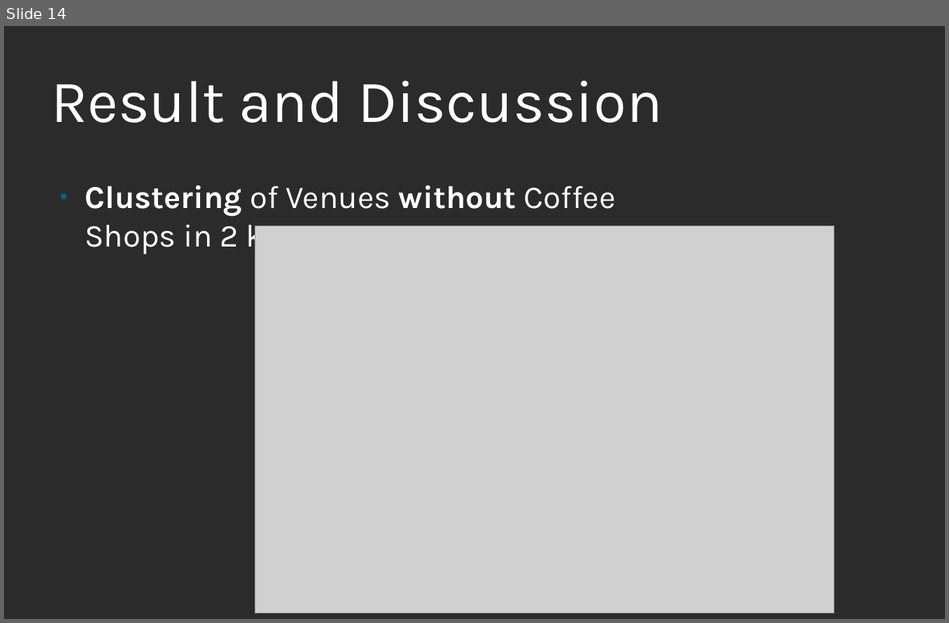
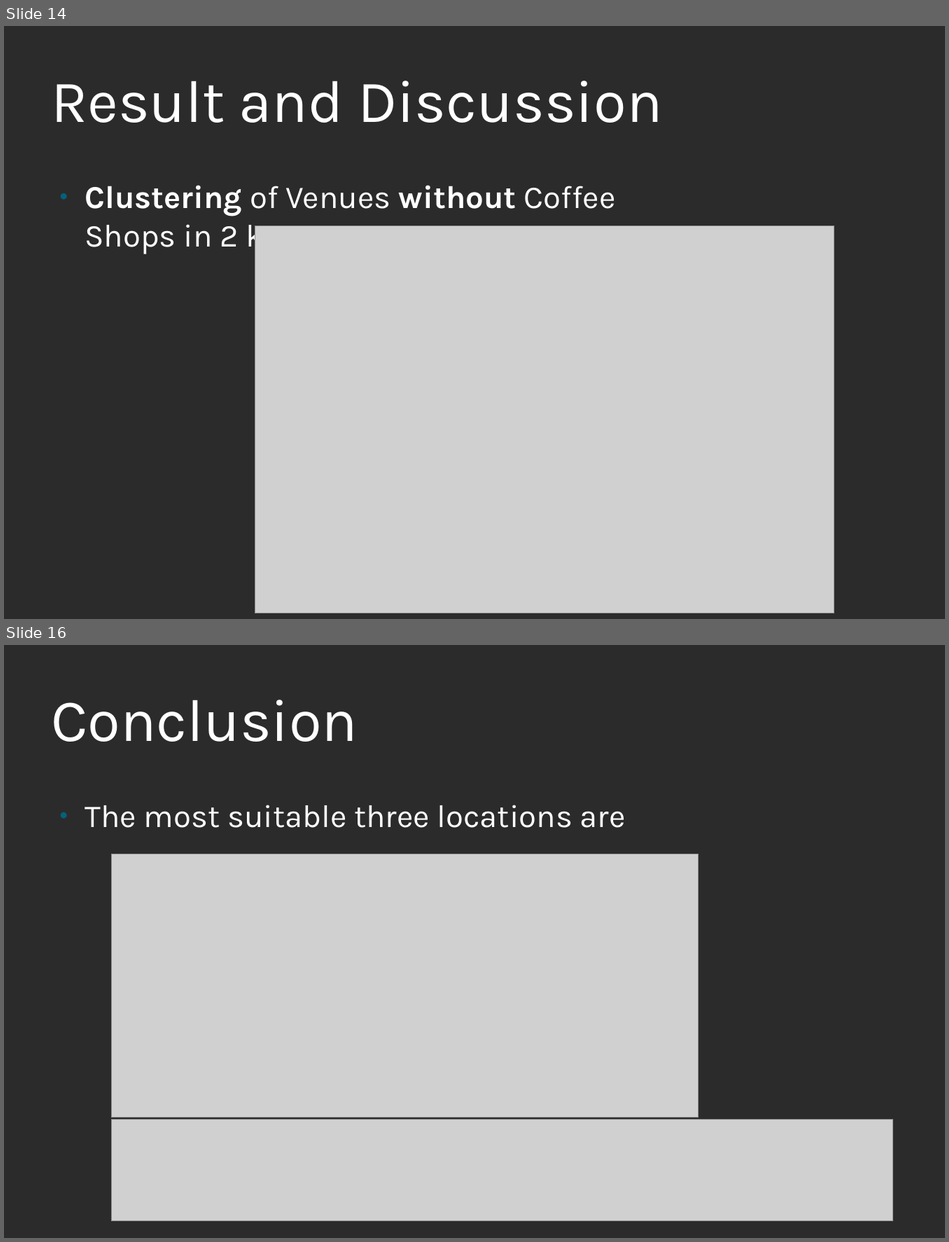
Before and after one commit to Abdurahman-Amat/Coursera_Capstone, a slide deck: Presentation_Capstone.odp. Shown one above the other, each under a label of ours: slide 14 before the commit, slides 14 and 16 after it; the slides between them are not shown. The pictures are 949x623 and 949x1242 pixels, drawn with LibreOffice and Linux fonts; fonts in the diff are those of the drawing; grey boxes stand for pictures; background and template pictures are left out; a plain dark background stands for a picture behind light text. Boxes give left, top, right and bottom in pixels: in the first picture for what was removed or moved away, otherwise in the second. Text is boxed around its words. In the diff, an @@ line names an element or a change of style, - is before the commit and + after.

```diff
--- a/Presentation_Capstone.odp
+++ b/Presentation_Capstone.odp
@@ slide 16 added at box(4, 645, 945, 1238), background picture (left out) @@
@@ title added at box(51, 700, 358, 742), 60 pt, text #FFFFFF @@
+Conclusion
@@ text added at box(84, 805, 626, 828), 32 pt, text #FFFFFF @@
+● The most suitable three locations are
@@ picture added at box(112, 854, 699, 1117) @@
@@ picture added at box(112, 1119, 893, 1221) @@
```
Also in this commit, not shown: 1 slide changed, 1 other slide added, 1 slide removed, 4 other files.
